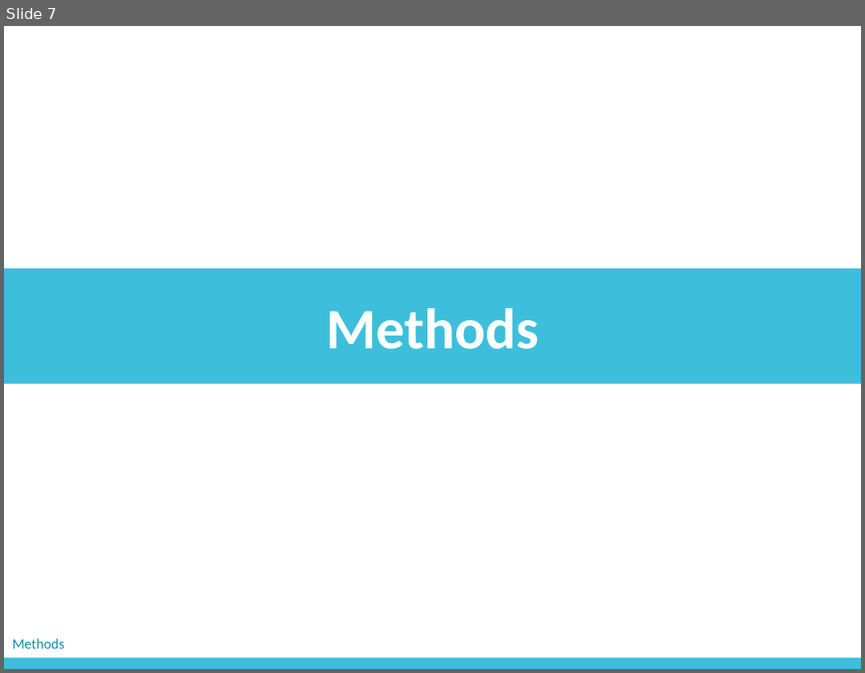
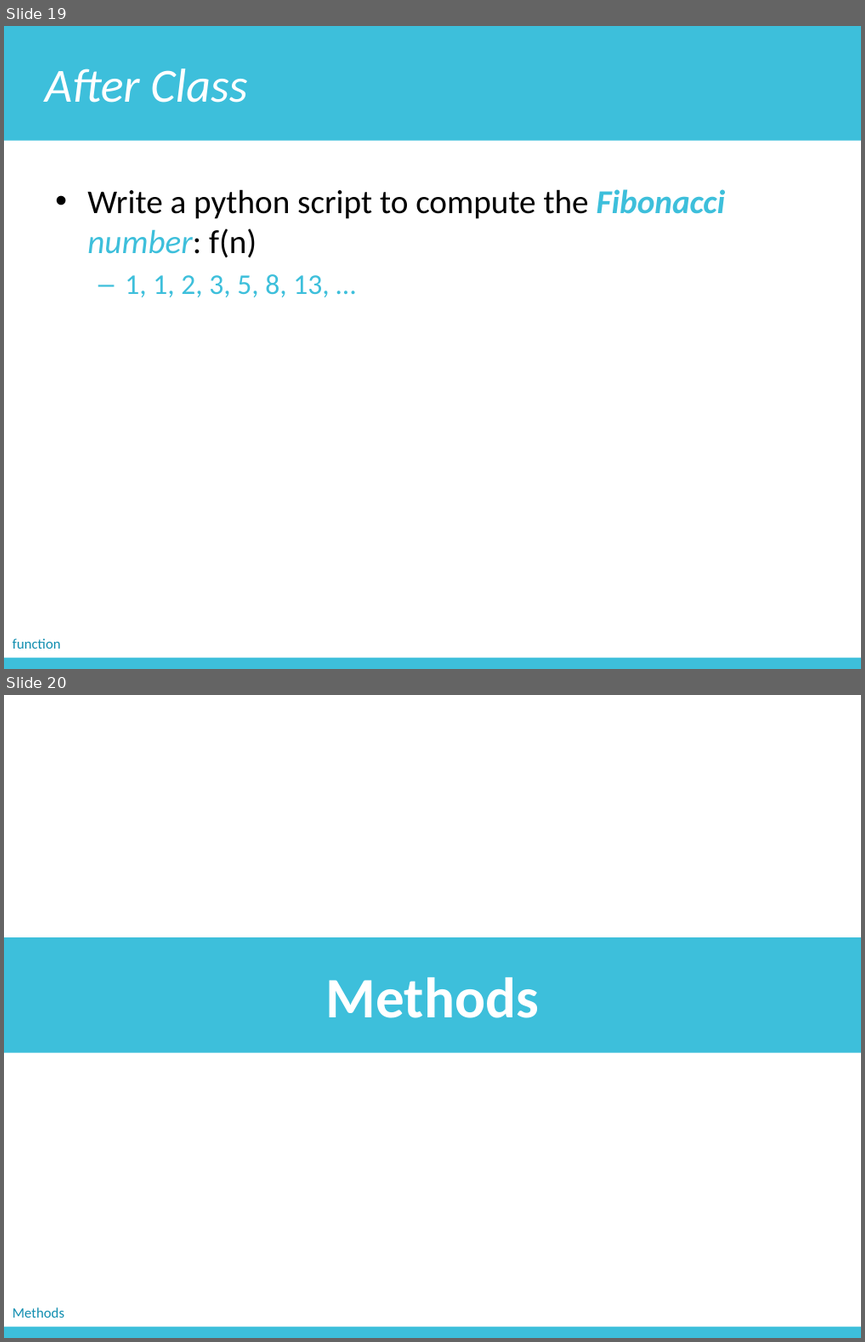
Before and after one commit to zichengliao/zuics101-fa17, a slide deck: lectures/lec05/lec05.pptx. Shown one above the other, each under a label of ours: slide 7 before the commit, slides 19 and 20 after it. The pictures are 865x673 and 865x1342 pixels, drawn with LibreOffice and Linux fonts; fonts in the diff are those of the drawing. Boxes give left, top, right and bottom in pixels: in the first picture for what was removed or moved away, otherwise in the second. Text is boxed around its words. In the diff, an @@ line names an element or a change of style, - is before the commit and + after.

```diff
--- a/lectures/lec05/lec05.pptx
+++ b/lectures/lec05/lec05.pptx
@@ slide 19 added at (x1=4, y1=26, x2=861, y2=669), background #FFFFFF @@
@@ rectangle added at (x1=4, y1=26, x2=861, y2=140), fill #3DBFDB, 40 pt, text #FFFFFF, italic @@
+After Class
@@ text added at (x1=87, y1=189, x2=726, y2=297), 28 pt, text #000000 @@
+• Write a python script to compute the Fibonacci number: f(n)
+  – 1, 1, 2, 3, 5, 8, 13, …
@@ rectangle added at (x1=4, y1=658, x2=861, y2=669), fill #3DBFDB @@
@@ text added at (x1=12, y1=638, x2=61, y2=648), 12 pt, text #118EB0 @@
+function
@@ what was slide 7 is now slide 20 @@
```
Also in this commit, not shown: 2 slides changed, 12 other slides added, 4 other files.
